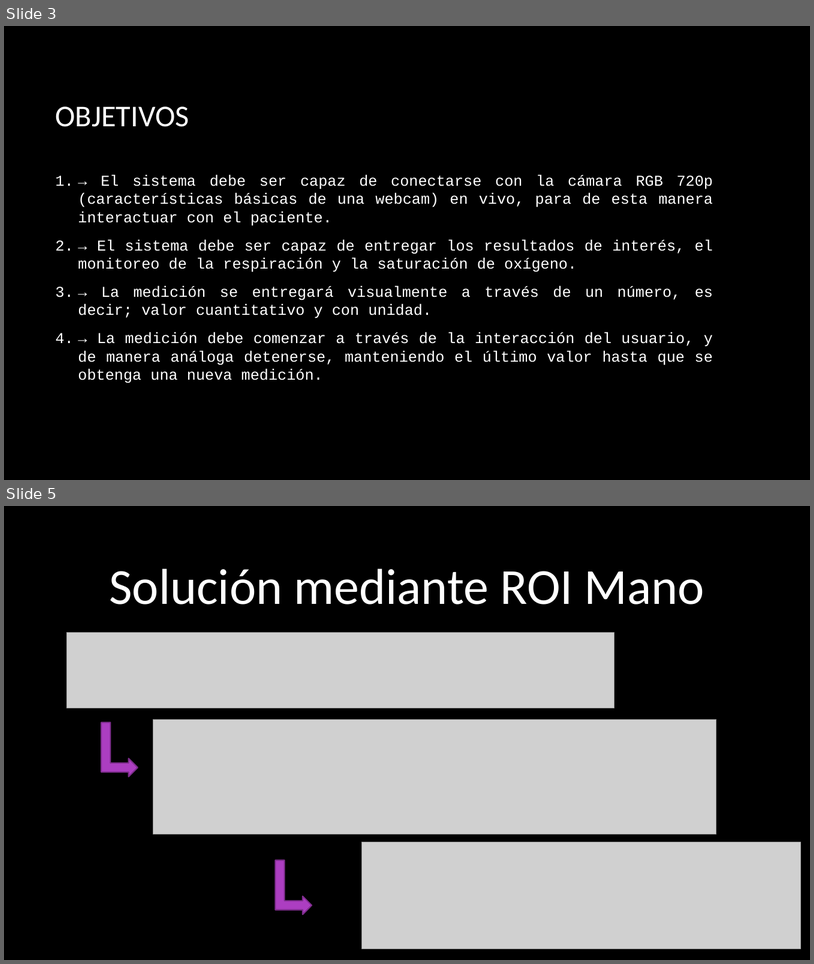
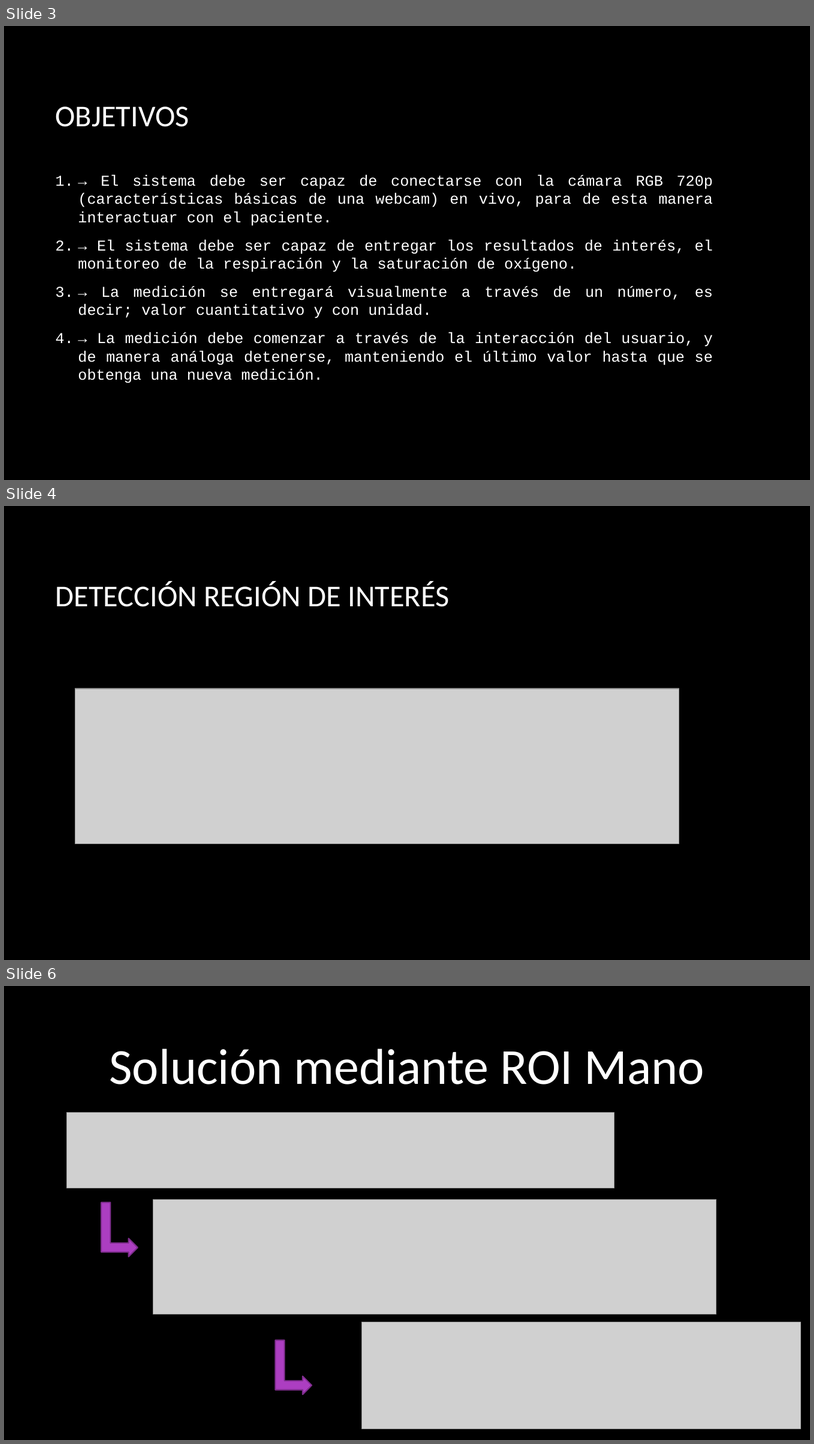
Before and after one commit to KevinPizarro/elo328-proyectoNAM2, a slide deck: NAM2_presentacion.pptx. Shown one above the other, each under a label of ours: slides 3 and 5 before the commit, slides 3, 4 and 6 after it; the slides between them are not shown. The pictures are 814x964 and 814x1444 pixels, drawn with LibreOffice and Linux fonts; fonts in the diff are those of the drawing; grey boxes stand for pictures; background and template pictures are left out. Boxes give left, top, right and bottom in pixels: in the first picture for what was removed or moved away, otherwise in the second. Text is boxed around its words. In the diff, an @@ line names an element or a change of style, - is before the commit and + after.

```diff
--- a/NAM2_presentacion.pptx
+++ b/NAM2_presentacion.pptx
@@ slide 4 added at [4,506,810,960], background picture (left out) @@
@@ title added at [56,582,449,607], 36 pt, text #FFFFFF @@
+DETECCIÓN REGIÓN DE INTERÉS
@@ picture added at [75,688,679,844] @@
@@ what was slide 5 is now slide 6 @@
```
Also in this commit, not shown: 2 slides changed.
